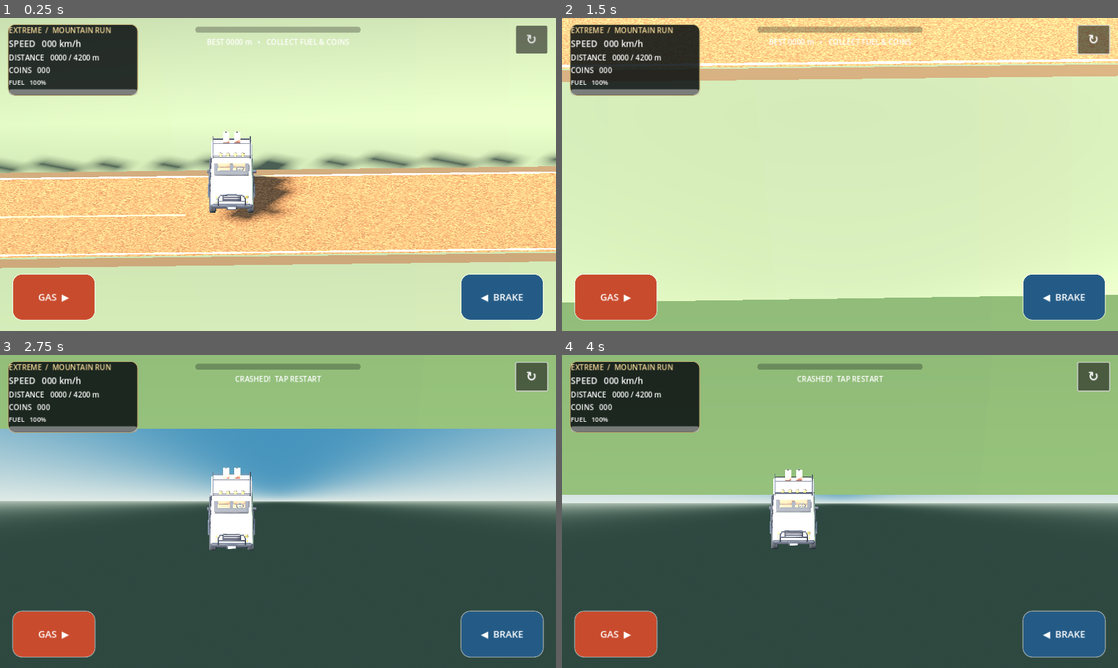
Above: before the commit, frames 1-4 (two rows, left to right).
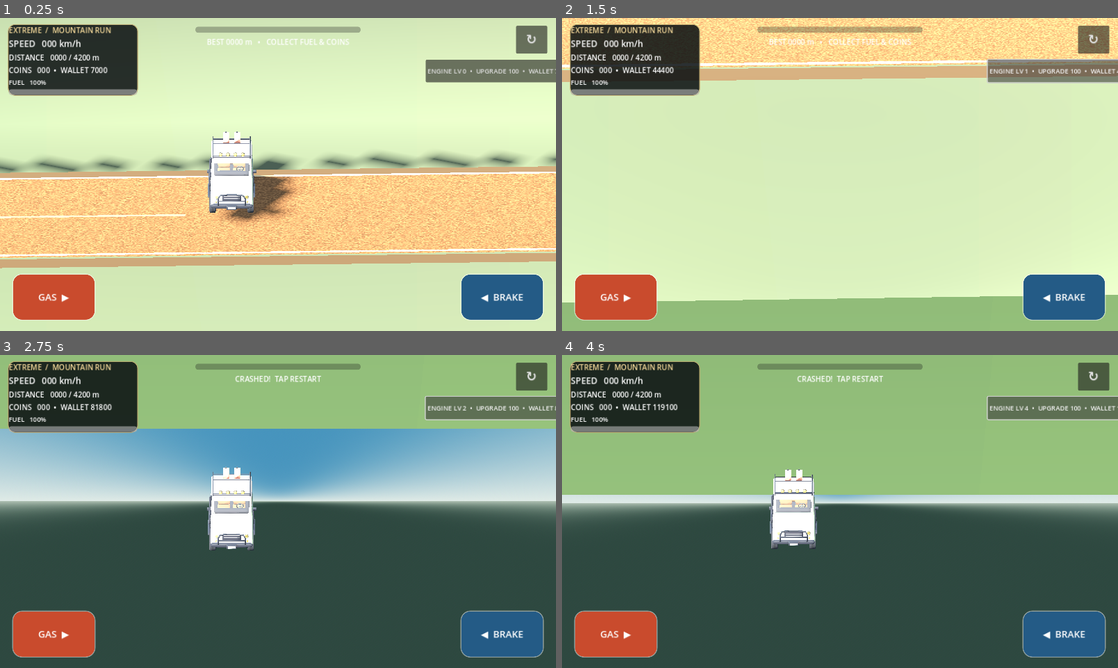
Above: after the commit, the same moments.

Repository: mahdialloui01-art/Extreme-Hill-Racing
Game: Godot game, scene res://scenes/main.tscn
Two runs of this game, one before a commit and one after it. Both use one fixed random seed, a clock stepped at 60 frames per second and the inputs below.
Inputs (mouse positions are in pixels of both pictures, inside the frame that each line leads up to):
- Up to frame 1 (0.25 s): no input
- Up to frame 2 (1.5 s): click "↻" at 0.5 s; click (1062, 71) at 1.25 s, where only the run after the commit has a clickable "ENGINE LV 0 • UPGRADE 100 • W…"
- Up to frame 3 (2.75 s): click (500, 408) at 2 s, where only the run after the commit has a clickable "ENGINE LV 1 • UPGRADE 100 • W…"
- Up to frame 4 (4 s): click (1062, 408) at 2.75 s, where only the run after the commit has a clickable "ENGINE LV 2 • UPGRADE 100 • W…"; click (1062, 408) at 3.5 s, where only the run after the commit has a clickable "ENGINE LV 3 • UPGRADE 100 • W…"

The runs differ from the first frame. In frame 1, 1.8% of the frame differs, in the area x 9-100%, y 13-21%; in frame 2, 2.1%; in frame 3, 2.1%, in the area x 9-100%, y 2-21%; in frame 4, 2.1%.
Error after the commit: Invalid assignment of property or key 'engine_force' with value of type 'float' on a base object of type 'CharacterBody3D (HillCar3D)'. (res://scripts/game_3d.…

Commit message:
Add saved career wallet and five engine upgrade levels

Diff:
--- a/scripts/game_3d.gd
+++ b/scripts/game_3d.gd
@@ -22,11 +22,15 @@
 var start_x := 12.0
 var fuel := FUEL_MAX
 var coins := 0
+var wallet_coins := 0
+var engine_level := 0
+var upgrade_button: Button
 var stage_finished := false
 var run_ended := false
 var pickups: Array[Area3D] = []
 
 func _ready() -> void:
+	_load_progress()
 	_setup_environment()
 	_build_world()
 	_build_pickups_and_hazards()
@@ -130,6 +134,8 @@
 		fuel = minf(FUEL_MAX, fuel + 34.0)
 	else:
 		coins += COIN_REWARD
+	wallet_coins += COIN_REWARD
+	_save_progress()
 	pickup.queue_free()
 	pickups.erase(pickup)
 
@@ -242,6 +248,18 @@
 	restart.tooltip_text = "Restart stage"
 	restart.pressed.connect(_restart)
 	root.add_child(restart)
+	upgrade_button = Button.new()
+	upgrade_button.text = "ENGINE UPGRADE  •  100 COINS"
+	upgrade_button.anchor_left = 1.0
+	upgrade_button.anchor_right = 1.0
+	upgrade_button.offset_left = -300
+	upgrade_button.offset_top = 96
+	upgrade_button.offset_right = -20
+	upgrade_button.offset_bottom = 148
+	upgrade_button.add_theme_font_size_override("font_size", 15)
+	upgrade_button.pressed.connect(_buy_engine_upgrade)
+	root.add_child(upgrade_button)
+	_update_upgrade_button()
 
 func _on_gas_down() -> void:
 	if not run_ended and fuel > 0.0:
@@ -302,11 +320,12 @@
 	var distance := maxf(0.0, car.global_position.x - start_x)
 	speed_label.text = "SPEED   %03d km/h" % int(speed)
 	distance_label.text = "DISTANCE   %04d / %04d m" % [int(distance), int(STAGE_LENGTH_M)]
-	coins_label.text = "COINS   %03d" % coins
+	coins_label.text = "COINS   %03d  •  WALLET %d" % [coins, wallet_coins]
 	fuel_label.text = "FUEL   %d%%" % int(fuel)
 	fuel_bar.value = fuel
 	stage_bar.value = distance
 	best_distance = maxf(best_distance, distance)
+	_update_upgrade_button()
 	if not run_ended:
 		status_label.text = "BEST %04d m   •   COLLECT FUEL & COINS" % int(best_distance)
 	if not stage_finished and distance >= STAGE_LENGTH_M:
@@ -315,6 +334,8 @@
 		car.set_controls(false, false)
 		status_label.text = "STAGE COMPLETE!   +500 COINS"
 		coins += 500
+	wallet_coins += 500
+	_save_progress()
 	if car.crashed and not run_ended:
 		run_ended = true
 		car.set_controls(false, false)
@@ -324,11 +345,44 @@
 		camera.global_position = camera.global_position.lerp(target, minf(1.0, delta * 3.0))
 		camera.look_at(car.global_position + Vector3(2.0, 1.2, 0), Vector3.UP)
 
+func _load_progress() -> void:
+	var config := ConfigFile.new()
+	if config.load("user://extreme_hill_progress.cfg") == OK:
+		wallet_coins = int(config.get_value("career", "coins", 0))
+		engine_level = int(config.get_value("garage", "engine_level", 0))
+		best_distance = float(config.get_value("career", "best_distance", 0.0))
+
+func _save_progress() -> void:
+	var config := ConfigFile.new()
+	config.set_value("career", "coins", wallet_coins)
+	config.set_value("career", "best_distance", best_distance)
+	config.set_value("garage", "engine_level", engine_level)
+	config.save("user://extreme_hill_progress.cfg")
+
+func _buy_engine_upgrade() -> void:
+	if wallet_coins < 100 or engine_level >= 5:
+		return
+	wallet_coins -= 100
+	engine_level += 1
+	car.engine_force = 34.0 + float(engine_level) * 5.0
+	_save_progress()
+	_update_upgrade_button()
+
+func _update_upgrade_button() -> void:
+	if not is_instance_valid(upgrade_button):
+		return
+	if engine_level >= 5:
+		upgrade_button.text = "ENGINE MAX  •  LV 5"
+	else:
+		upgrade_button.text = "ENGINE LV %d  •  UPGRADE 100  •  WALLET %d" % [engine_level, wallet_coins]
+	upgrade_button.disabled = engine_level >= 5 or wallet_coins < 100
+
 func _restart() -> void:
 	car.reset_car(Vector3(start_x, terrain.height_at(start_x) + 1.65, 0))
 	camera.global_position = car.global_position + Vector3(2.0, 9.0, 22.0)
 	camera.look_at(car.global_position + Vector3(2.0, 1.0, 0), Vector3.UP)
 	fuel = FUEL_MAX
+	coins = 0
 	car.fuel_empty = false
 	stage_finished = false
 	run_ended = false
